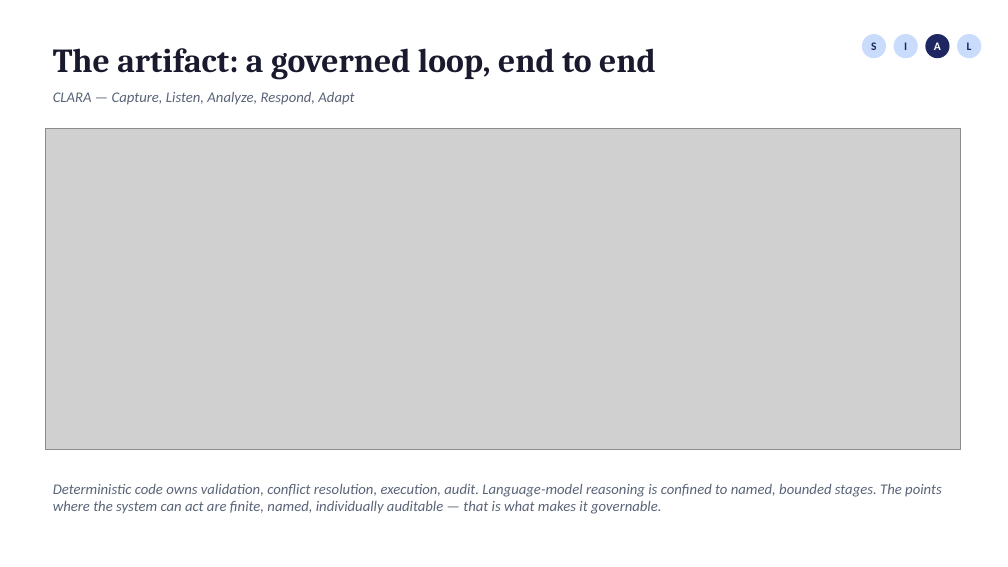
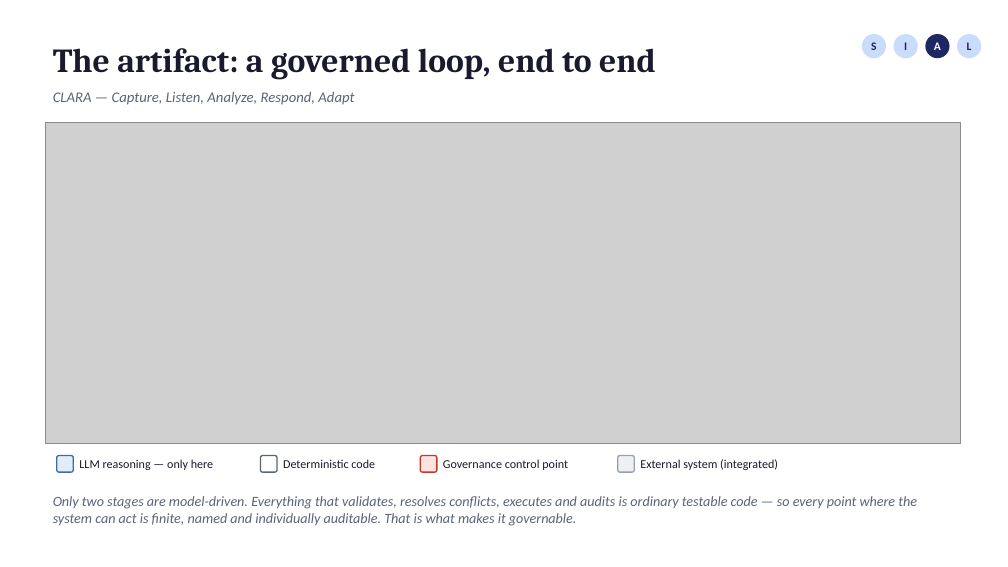
Before and after one commit to fogu13/CLARA, a slide deck: slide 4 of thesis/defense/defense_deck.pptx. Drawn at 1008x567 pixels with LibreOffice and Linux fonts; fonts in the diff are those of the drawing; grey boxes stand for pictures. Boxes give left, top, right and bottom in pixels: in the first picture for what was removed or moved away, otherwise in the second. Text is boxed around its words. In the diff, an @@ line names an element or a change of style, - is before the commit and + after.

```diff
--- a/thesis/defense/defense_deck.pptx
+++ b/thesis/defense/defense_deck.pptx
@@ picture: place and size @@
-picture at <box>45,129,960,450</box>
+picture at <box>45,123,960,444</box>
@@ rounded rectangle added at <box>57,456,73,473</box>, fill #E2ECFD, outline #3B6EA5 1.25 pt @@
@@ text added at <box>79,459,213,470</box>, 11.5 pt, text #1A1A2E @@
+LLM reasoning — only here
@@ rounded rectangle added at <box>260,456,277,473</box>, fill #FFFFFF, outline #5A6478 1.25 pt @@
@@ text added at <box>283,459,375,468</box>, 11.5 pt, text #1A1A2E @@
+Deterministic code
@@ rounded rectangle added at <box>420,456,437,473</box>, fill #FDE2E2, outline #C0392B 1.25 pt @@
@@ text added at <box>443,459,568,470</box>, 11.5 pt, text #1A1A2E @@
+Governance control point
@@ rounded rectangle added at <box>618,456,634,473</box>, fill #EEF0F4, outline #98A0AE 1.25 pt @@
@@ text added at <box>640,459,778,470</box>, 11.5 pt, text #1A1A2E @@
+External system (integrated)
@@ text at <box>53,496,917,526</box>: text changed; size 14 to 13.5 pt @@
-Deterministic code owns validation, conflict resolution, execution, audit. Language-model reasoning is confined to named, bounded stages. The points where the system can act are finite, named, individually auditable — that is what makes it governable.
+Only two stages are model-driven. Everything that validates, resolves conflicts, executes and audits is ordinary testable code — so every point where the system can act is finite, named and individually auditable. That is what makes it governable.
```
Also in this commit, not shown: 5 other files.
